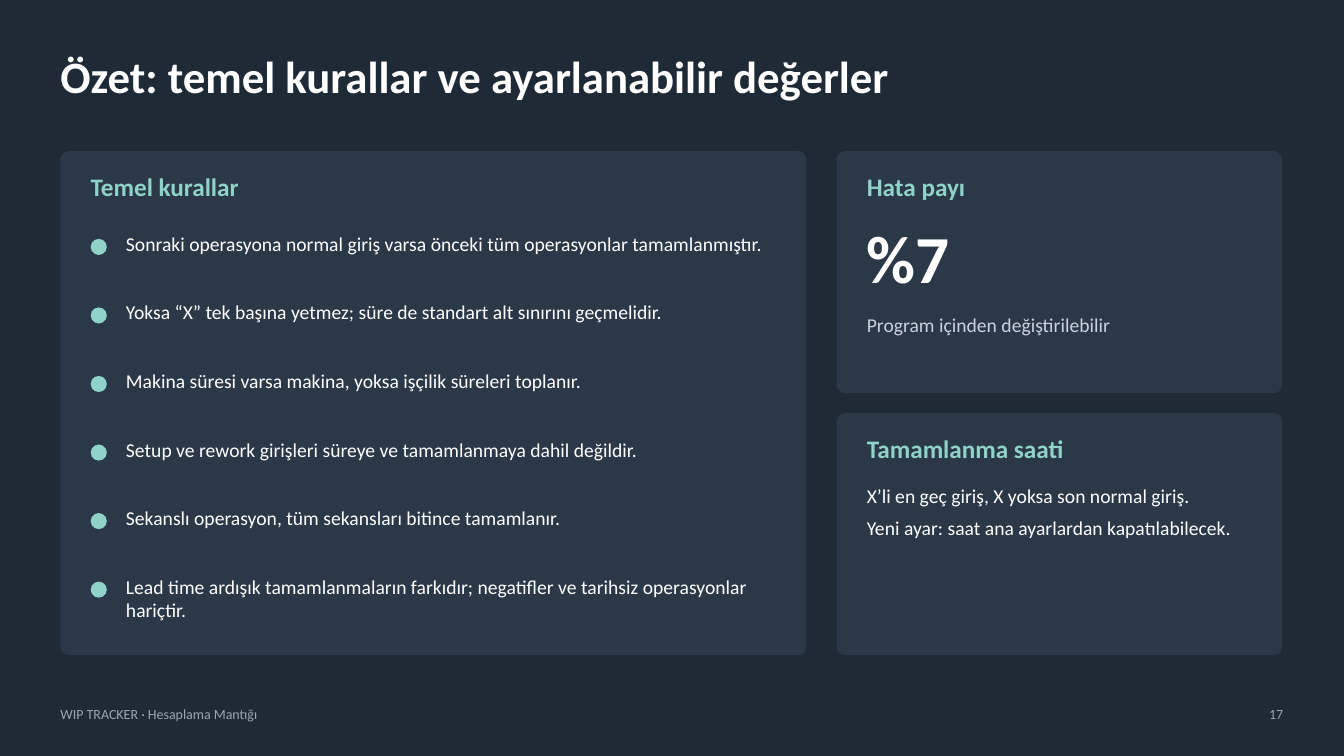
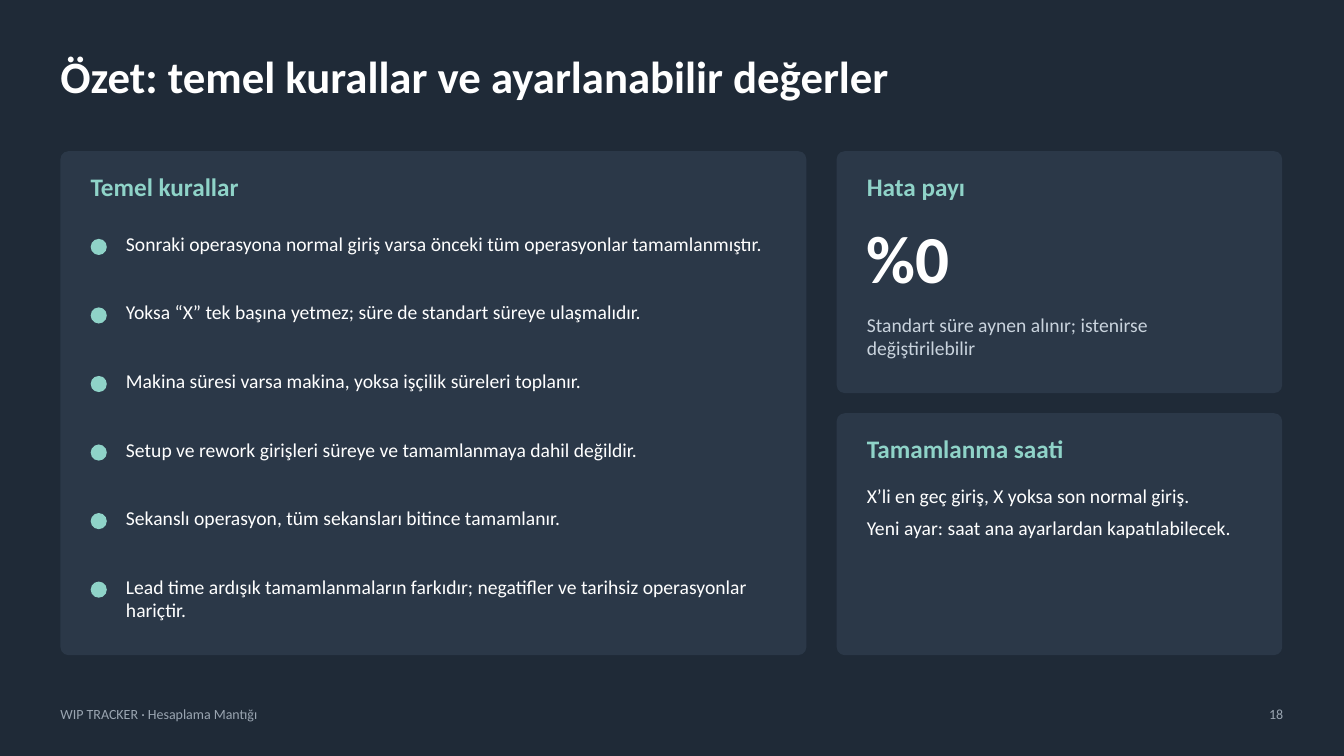
Before and after one commit to EfeYaltirikli/WIP_TRACKER_PUBLIC, a slide deck: slide 18 of WIP_TRACKER_Hesaplama_Mantigi.pptx (slide 17 before the commit). Drawn at 1344x756 pixels with LibreOffice and Linux fonts; fonts in the diff are those of the drawing. Boxes give left, top, right and bottom in pixels: in the first picture for what was removed or moved away, otherwise in the second. Text is boxed around its words. In the diff, an @@ line names an element or a change of style, - is before the commit and + after.

```diff
--- a/WIP_TRACKER_Hesaplama_Mantigi.pptx
+++ b/WIP_TRACKER_Hesaplama_Mantigi.pptx
@@ text at <box>867,236,950,284</box>: text changed @@
-%7
+%0
@@ text at <box>126,305,641,323</box>: text changed @@
-Yoksa “X” tek başına yetmez; süre de standart alt sınırını geçmelidir.
+Yoksa “X” tek başına yetmez; süre de standart süreye ulaşmalıdır.
@@ text at <box>867,318,1148,359</box>: text changed @@
-Program içinden değiştirilebilir
+Standart süre aynen alınır; istenirse değiştirilebilir
@@ text at <box>1269,709,1283,719</box>: text changed @@
-17
+18
```
Also in this commit, not shown: 4 other slides changed, 1 slide added.
